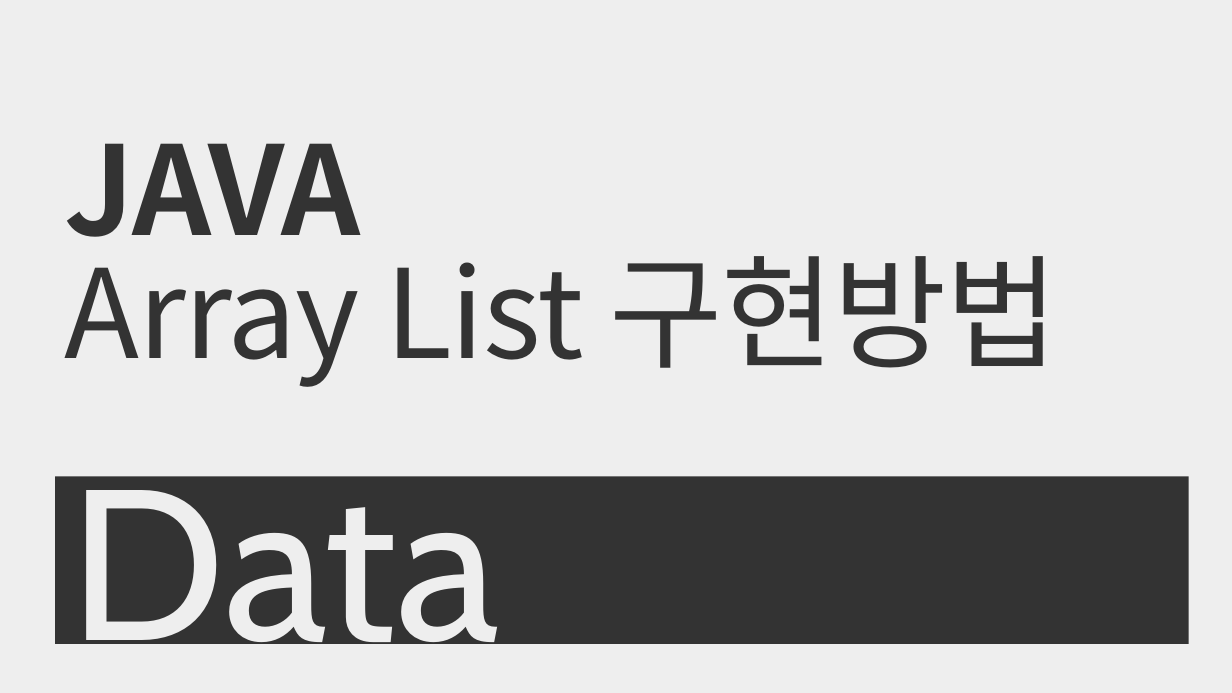
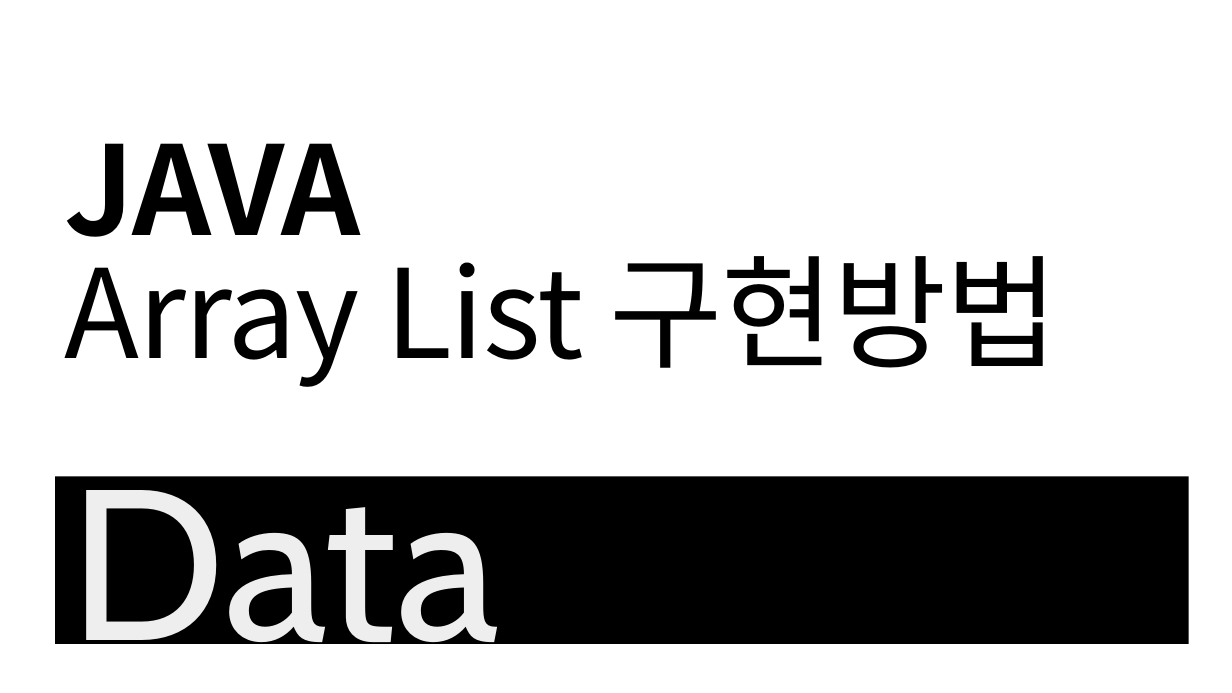
Before and after one commit to happydeveloper/data_structure, a slide deck: slide 1 of presentation/list_ArrayList_Java_implementation.pptx. Drawn at 1232x693 pixels with LibreOffice and Linux fonts; fonts in the diff are those of the drawing. Boxes give left, top, right and bottom in pixels: in the first picture for what was removed or moved away, otherwise in the second. Text is boxed around its words. In the diff, an @@ line names an element or a change of style, - is before the commit and + after.

Commit message:
doubly linked list 추가

```diff
--- a/presentation/list_ArrayList_Java_implementation.pptx
+++ b/presentation/list_ArrayList_Java_implementation.pptx
@@ background gradient #E2DCCA to #CAC4B2 to #C2BCAC to #E9E7E7 @@
@@ rectangle at bbox=[0, 0, 1232, 693]: fill #EEEEEE to #FFFFFF @@
@@ title "JAVA Array List 구현방법" at bbox=[64, 143, 1060, 387]: text colour #333333 to #000000 @@
@@ rectangle at bbox=[55, 477, 1189, 644]: fill #333333 to #000000 @@
```
Also in this commit, not shown: 24 other slides changed, 3 slides added, 45 other files.
